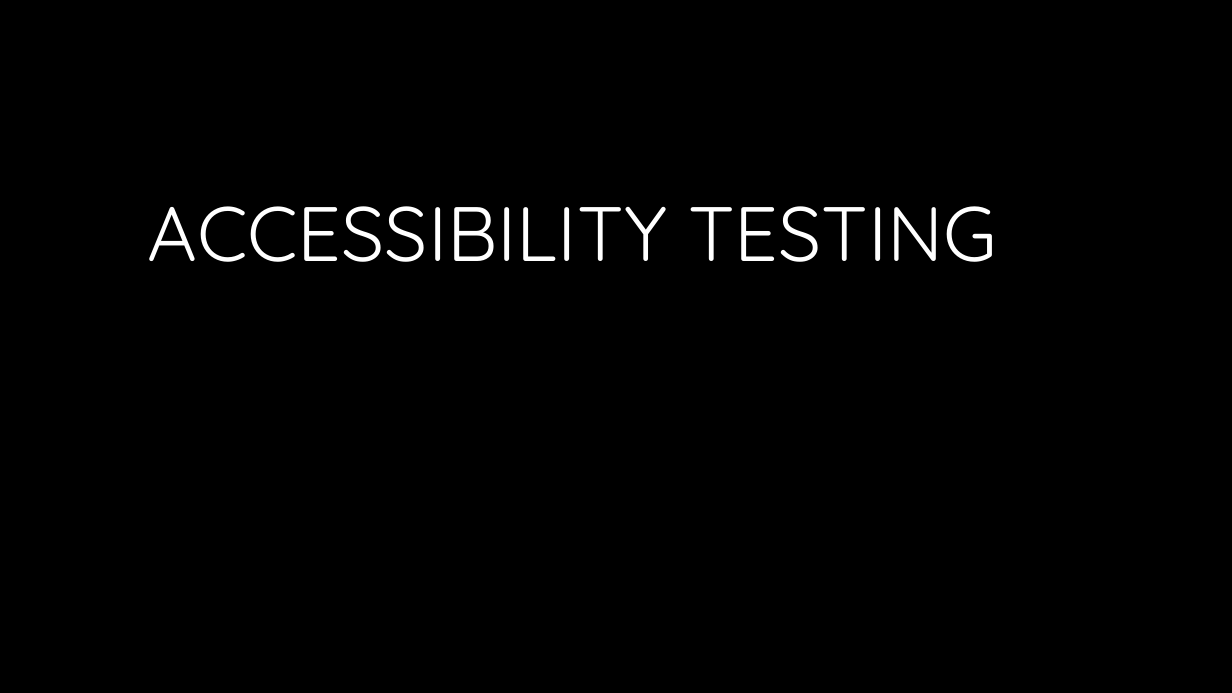
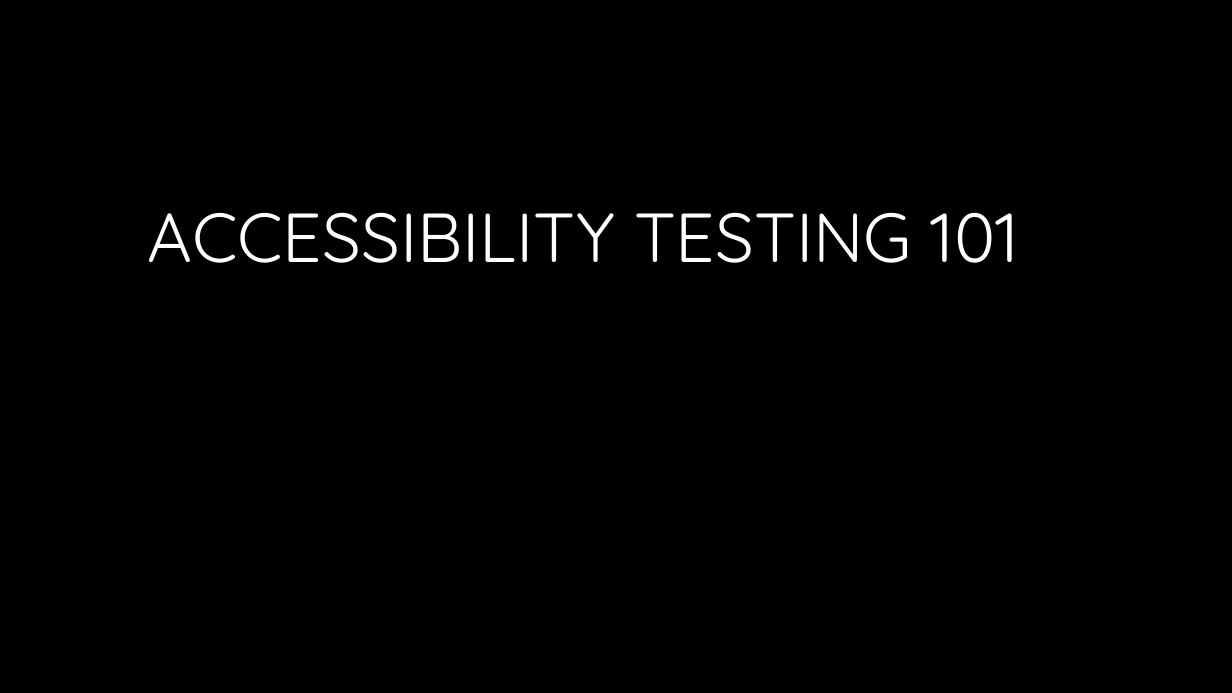
Before and after one commit to CorgiDev/A11y-Materials, a slide deck: slide 1 of Presenations/Upcoming Talk Drafts/2023_Accessibility Testing.pptx. Drawn at 1232x693 pixels with LibreOffice and Linux fonts; fonts in the diff are those of the drawing; background and template pictures are left out. Boxes give left, top, right and bottom in pixels: in the first picture for what was removed or moved away, otherwise in the second. Text is boxed around its words. In the diff, an @@ line names an element or a change of style, - is before the commit and + after.

```diff
--- a/Presenations/Upcoming Talk Drafts/2023_Accessibility Testing.pptx
+++ b/Presenations/Upcoming Talk Drafts/2023_Accessibility Testing.pptx
@@ title at (x1=148, y1=212, x2=1018, y2=263): text changed; size 60 to 54 pt @@
-ACCESSIBILITY TESTING
+ACCESSIBILITY TESTING 101
```
Also in this commit, not shown: 2 other slides changed, 1 slide removed.
